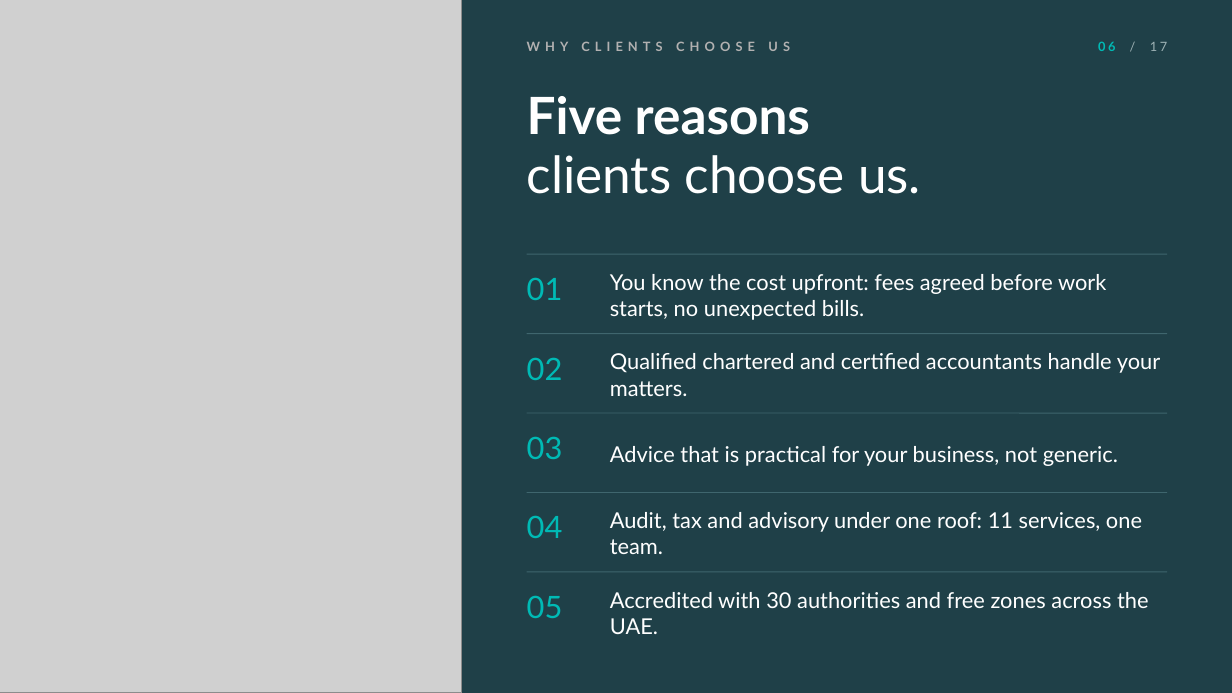
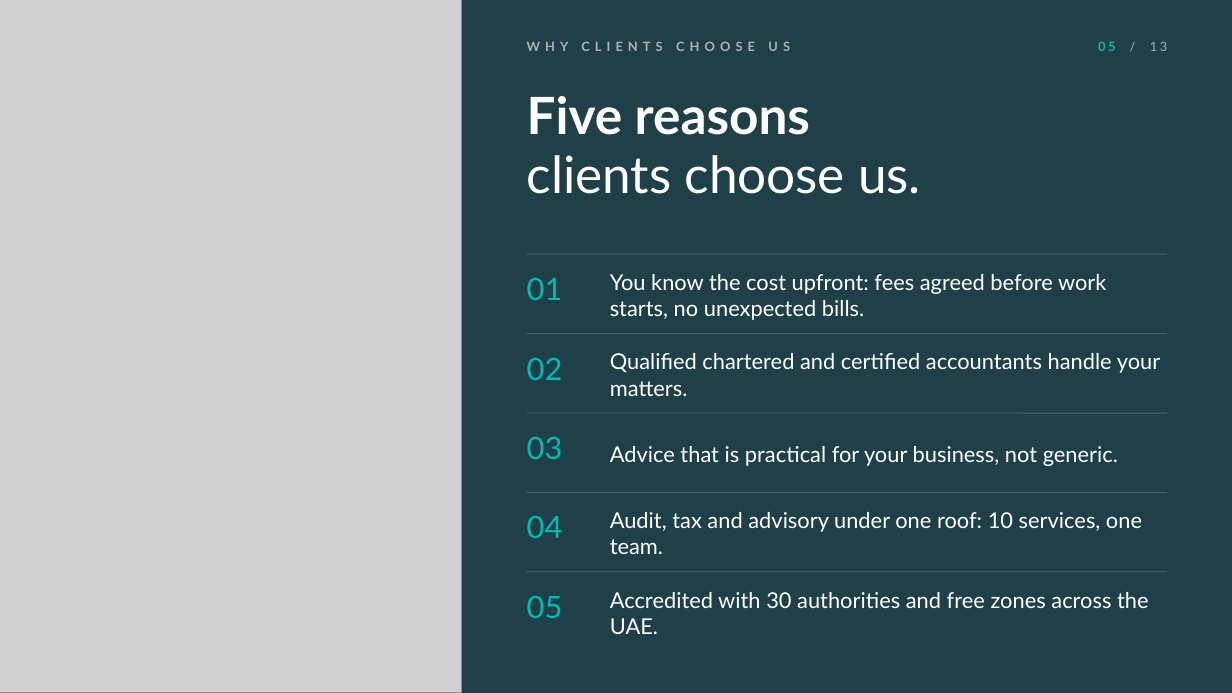
Before and after one commit to khaledsaifelnasr-afk/khsaif-content-studio, a slide deck: slide 5 of Profiles/al-suwaidi-2026/Al-Suwaidi-Company-Profile-2026-FINAL.pptx (slide 6 before the commit). Drawn at 1232x693 pixels with LibreOffice and Linux fonts; fonts in the diff are those of the drawing; grey boxes stand for pictures. Boxes give left, top, right and bottom in pixels: in the first picture for what was removed or moved away, otherwise in the second. Text is boxed around its words. In the diff, an @@ line names an element or a change of style, - is before the commit and + after.

```diff
--- a/Profiles/al-suwaidi-2026/Al-Suwaidi-Company-Profile-2026-FINAL.pptx
+++ b/Profiles/al-suwaidi-2026/Al-Suwaidi-Company-Profile-2026-FINAL.pptx
@@ text at box(1098, 41, 1167, 51): text changed @@
-06 / 17
+05 / 13
@@ text at box(610, 512, 1142, 554): text changed @@
-Audit, tax and advisory under one roof: 11 services, one team.
+Audit, tax and advisory under one roof: 10 services, one team.
```
Also in this commit, not shown: 11 other slides changed, 4 slides removed, 1 other file.
